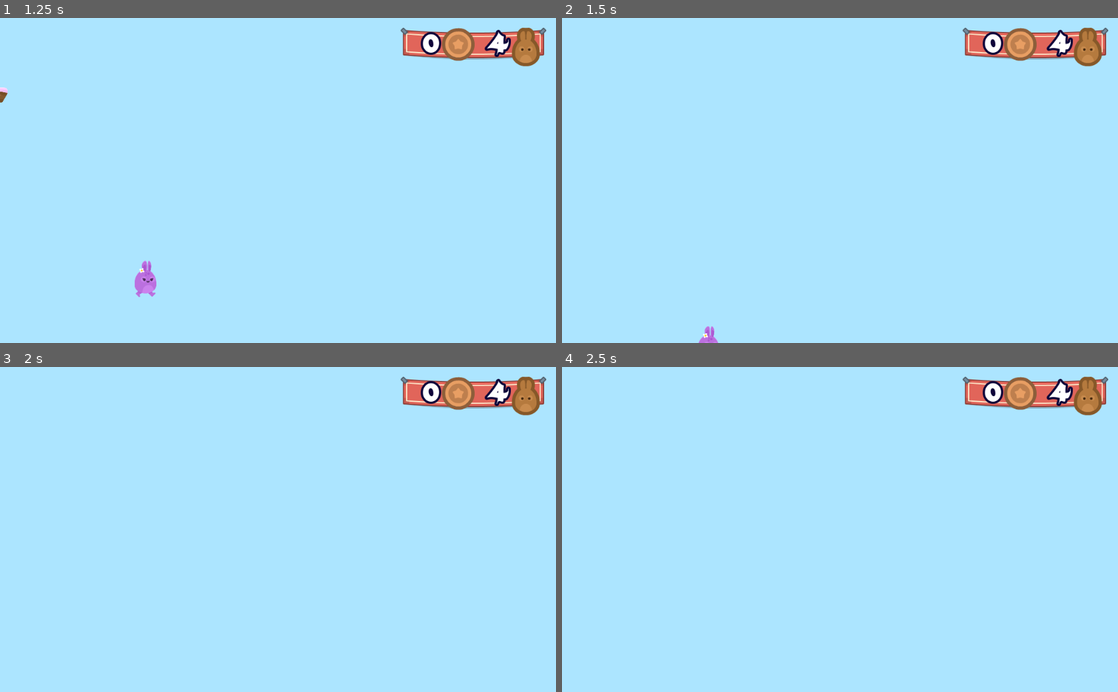
Above: before the commit, frames 1-4 (two rows, left to right).
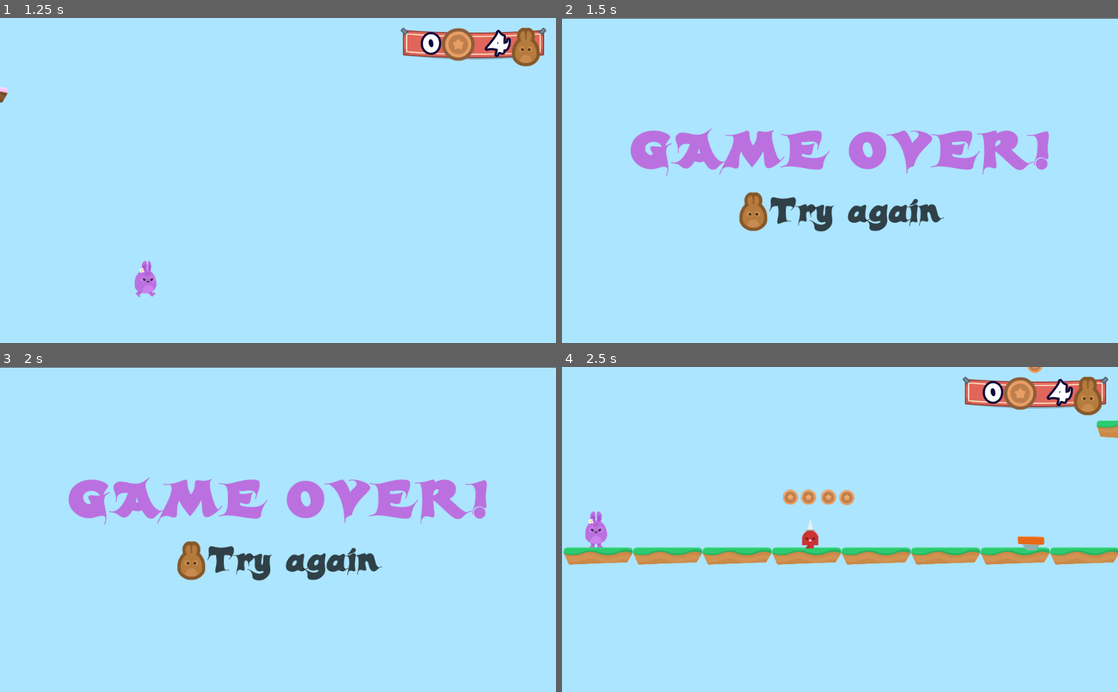
Above: after the commit, the same moments.

Repository: rtaibah/bunny-hop
Game: Godot game, scene res://Levels/Level2.tscn
The game is run twice, just before and just after one commit, with the same random seed, the same clock (stepped at 60 frames per second) and the same inputs. This scene is started directly instead of the project's main scene.
Inputs (mouse positions are in pixels of both pictures, inside the frame that each line leads up to):
- Up to frame 1 (1.25 s): hold D (right) from 0.53 s (still down); tap W (jump) at 0.77 s
- Up to frame 2 (1.5 s): keep holding D (right)
- Up to frame 3 (2 s): keep holding D (right); tap W (jump) at 1.52 s
- Up to frame 4 (2.5 s): release D (right) at 2 s; click (751, 562) at 2.02 s

Frame 1 is identical in both runs. In frame 2, 9.6% of the frame differs, in the area x 0-100%, y 0-100%; in frame 3, 9.5%; in frame 4, 6.1%.

Commit message:
Add logic for changing levels
Co-Authored-By: K9INE <68145768+K9INE@users.noreply.github.com>

Diff:
--- a/Levels/GameState.gd
+++ b/Levels/GameState.gd
@@ -32,8 +32,10 @@
 	update_GUI()
 
 func new_level():
+	level_number += 1
+	get_tree().change_scene("res://Levels/Level"+str(level_number)+".tscn")
+
 	print(level_number)
-	get_tree().change_scene("res://Levels/Level2.tscn")
 
 func end_game():
 	get_tree().change_scene("res://Levels/GameOver.tscn")
--- a/Levels/Level2.tscn
+++ b/Levels/Level2.tscn
@@ -1,11 +1,16 @@
-[gd_scene load_steps=5 format=2]
+[gd_scene load_steps=6 format=2]
 
 [ext_resource path="res://Levels/Tileset.tres" type="TileSet" id=1]
 [ext_resource path="res://GUI/GUI.tscn" type="PackedScene" id=2]
 [ext_resource path="res://Player/Player.tscn" type="PackedScene" id=3]
 [ext_resource path="res://SFX/Summer_Park.ogg" type="AudioStream" id=4]
 
+[sub_resource type="GDScript" id=1]
+script/source = "extends \"res://Levels/GameState.gd\"
+"
+
 [node name="Level2" type="Node2D"]
+script = SubResource( 1 )
 
 [node name="Player" parent="." instance=ExtResource( 3 )]
 position = Vector2( 539.711, 898.053 )
